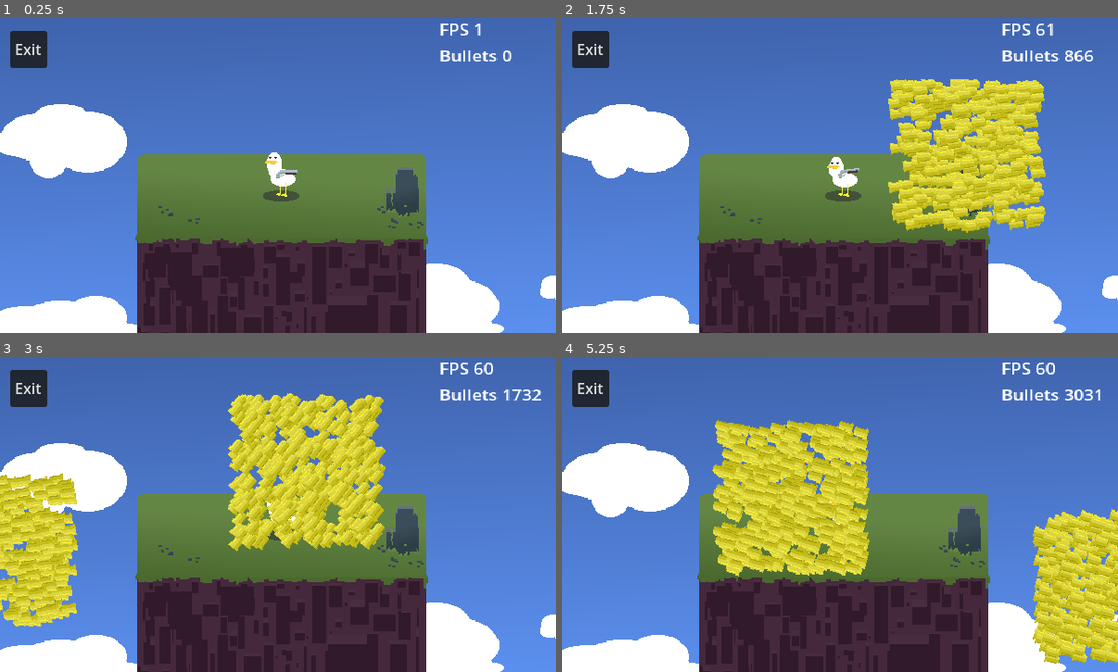
Above: before the commit, frames 1-4 (two rows, left to right).
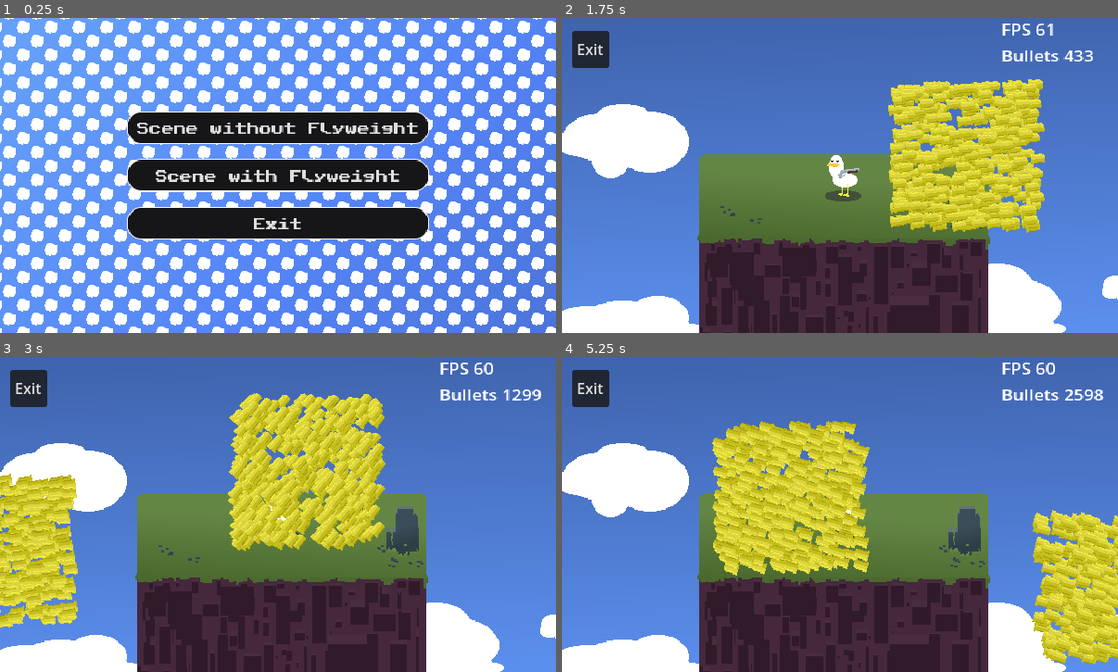
Above: after the commit, the same moments.

Repository: ThalesAdriel/Godot-Flyweight-Study
Game: Godot game, scene res://Scenes/menu.tscn
Two runs of this game, one before a commit and one after it. Both use one fixed random seed, a clock stepped at 60 frames per second and the inputs below. Before the commit the project starts from res://Scenes/main.tscn.
Inputs (mouse positions are in pixels of both pictures, inside the frame that each line leads up to):
- Up to frame 1 (0.25 s): no input
- Up to frame 2 (1.75 s): click (840, 128) at 0.5 s, where only the run after the commit has a clickable "Scene without Flyweight"; move the mouse to (962, 159) at 1.27 s; click (962, 159) at 1.35 s
- Up to frame 3 (3 s): move the mouse to (166, 530) at 2.02 s; click (166, 530) at 2.1 s; move the mouse to (333, 445) at 2.77 s; click (333, 445) at 2.85 s
- Up to frame 4 (5.25 s): move the mouse to (812, 577) at 3.52 s; click (812, 577) at 3.6 s; move the mouse to (1006, 561) at 4.27 s; click (1006, 561) at 4.35 s; move the mouse to (673, 467) at 5.02 s; click (673, 467) at 5.1 s

The runs differ from the first frame. In frame 1, 90% of the frame differs, in the area x 0-100%, y 0-100%; in frame 2, 9.1%; in frame 3, 14%; in frame 4, 14%.

Commit message:
Adding a menu

Diff:
--- /dev/null
+++ b/Scenes/loading.tscn
@@ -0,0 +1,28 @@
+[gd_scene load_steps=2 format=3 uid="uid://dneewhqbk6ovh"]
+
+[ext_resource type="Script" uid="uid://c3iba7tc4lhbl" path="res://Scripts/loading.gd" id="1_fim2r"]
+
+[node name="Loading" type="Control"]
+layout_mode = 3
+anchors_preset = 15
+anchor_right = 1.0
+anchor_bottom = 1.0
+grow_horizontal = 2
+grow_vertical = 2
+script = ExtResource("1_fim2r")
+
+[node name="ProgressBar" type="ProgressBar" parent="."]
+unique_name_in_owner = true
+z_index = 10
+layout_mode = 1
+anchors_preset = 7
+anchor_left = 0.5
+anchor_top = 1.0
+anchor_right = 0.5
+anchor_bottom = 1.0
+offset_left = -14.0
+offset_top = -27.0
+offset_right = 14.0
+grow_horizontal = 2
+grow_vertical = 0
+rounded = true
--- /dev/null
+++ b/Scenes/menu.tscn
@@ -0,0 +1,107 @@
+[gd_scene load_steps=12 format=3 uid="uid://bad3w8jybmjux"]
+
+[ext_resource type="Shader" uid="uid://7vi30ad5525i" path="res://Shaders/grid.gdshader" id="1_1rerr"]
+[ext_resource type="Script" uid="uid://cs6gw2akhuqyh" path="res://Scripts/menu.gd" id="1_xhh6f"]
+[ext_resource type="Texture2D" uid="uid://3m1hj2lc2bh8" path="res://Textures/prop-background.svg" id="2_158mb"]
+[ext_resource type="Texture2D" uid="uid://d2npcovwlu8if" path="res://Textures/numb.png" id="3_cayip"]
+[ext_resource type="Texture2D" uid="uid://n6pcdekill1o" path="res://Textures/Rectangle 1.svg" id="5_jsrd8"]
+[ext_resource type="FontFile" uid="uid://c1bv5hlw5tukh" path="res://Font/PublicPixel.ttf" id="5_wwsa2"]
+
+[sub_resource type="ShaderMaterial" id="ShaderMaterial_xhh6f"]
+shader = ExtResource("1_1rerr")
+shader_parameter/svg_texture = ExtResource("3_cayip")
+shader_parameter/size = 15.0
+shader_parameter/speed = 1.0
+shader_parameter/direction_x = 1.0
+shader_parameter/direction_y = 1.0
+
+[sub_resource type="StyleBoxTexture" id="StyleBoxTexture_jsrd8"]
+texture = ExtResource("5_jsrd8")
+texture_margin_left = 10.0
+texture_margin_top = 10.0
+texture_margin_right = 10.0
+texture_margin_bottom = 10.0
+modulate_color = Color(0.187176, 0.187176, 0.187176, 1)
+
+[sub_resource type="StyleBoxTexture" id="StyleBoxTexture_wwsa2"]
+texture = ExtResource("5_jsrd8")
+texture_margin_left = 10.0
+texture_margin_top = 10.0
+texture_margin_right = 10.0
+texture_margin_bottom = 10.0
+
+[sub_resource type="StyleBoxTexture" id="StyleBoxTexture_wbdvm"]
+texture = ExtResource("5_jsrd8")
+texture_margin_left = 10.0
+texture_margin_top = 10.0
+texture_margin_right = 10.0
+texture_margin_bottom = 10.0
+
+[sub_resource type="Theme" id="Theme_jsrd8"]
+default_font = ExtResource("5_wwsa2")
+Button/constants/outline_size = 0
+Button/font_sizes/font_size = 12
+Button/styles/hover = SubResource("StyleBoxTexture_jsrd8")
+Button/styles/normal = SubResource("StyleBoxTexture_wwsa2")
+Button/styles/pressed = SubResource("StyleBoxTexture_wbdvm")
+
+[node name="Menu" type="Control"]
+layout_mode = 3
+anchors_preset = 0
+script = ExtResource("1_xhh6f")
+
+[node name="TextureRect" type="TextureRect" parent="."]
+layout_mode = 1
+anchors_preset = 15
+anchor_right = 1.0
+anchor_bottom = 1.0
+grow_horizontal = 2
+grow_vertical = 2
+texture = ExtResource("2_158mb")
+
+[node name="Grid" type="ColorRect" parent="."]
+material = SubResource("ShaderMaterial_xhh6f")
+layout_mode = 1
+anchors_preset = 15
+anchor_right = 1.0
+anchor_bottom = 1.0
+offset_left = -600.0
+offset_top = -445.0
+offset_right = 600.0
+offset_bottom = 355.0
+grow_horizontal = 2
+grow_vertical = 2
+
+[node name="GridContainer" type="GridContainer" parent="."]
+layout_mode = 1
+anchors_preset = 13
+anchor_left = 0.5
+anchor_right = 0.5
+anchor_bottom = 1.0
+grow_horizontal = 2
+grow_vertical = 2
+
+[node name="BoxContainer" type="BoxContainer" parent="GridContainer"]
+layout_mode = 2
+theme = SubResource("Theme_jsrd8")
+theme_override_constants/separation = 15
+vertical = true
+
+[node name="NoFlyweight" type="Button" parent="GridContainer/BoxContainer"]
+layout_mode = 2
+mouse_default_cursor_shape = 2
+text = "Scene without Flyweight"
+
+[node name="WithFlyweight" type="Button" parent="GridContainer/BoxContainer"]
+layout_mode = 2
+mouse_default_cursor_shape = 2
+text = "Scene with Flyweight"
+
+[node name="Exit" type="Button" parent="GridContainer/BoxContainer"]
+layout_mode = 2
+mouse_default_cursor_shape = 2
+text = "Exit"
+
+[connection signal="pressed" from="GridContainer/BoxContainer/NoFlyweight" to="." method="_on_no_flyweight_pressed"]
+[connection signal="pressed" from="GridContainer/BoxContainer/WithFlyweight" to="." method="_on_with_flyweight_pressed"]
+[connection signal="pressed" from="GridContainer/BoxContainer/Exit" to="." method="_on_exit_pressed"]
--- a/Scenes/optimized_main.tscn
+++ b/Scenes/optimized_main.tscn
@@ -1,7 +1,6 @@
-[gd_scene load_steps=28 format=3 uid="uid://b4torc0a8bv0i"]
+[gd_scene load_steps=27 format=3 uid="uid://b4torc0a8bv0i"]
 
 [ext_resource type="Script" uid="uid://ctl3gh1bgb4yc" path="res://Scripts/main_.gd" id="1_syscg"]
-[ext_resource type="PackedScene" uid="uid://uu131frwkhft" path="res://Scenes/global.tscn" id="2_6qqq3"]
 [ext_resource type="Texture2D" uid="uid://crdcbye20e73a" path="res://Textures/Nest.png" id="3_eytsr"]
 [ext_resource type="Texture2D" uid="uid://d2npcovwlu8if" path="res://Textures/numb.png" id="4_q1br3"]
 [ext_resource type="Shader" uid="uid://dk08qvlnwtsgk" path="res://Shaders/displace.gdshader" id="5_2v5t4"]
@@ -189,8 +188,6 @@
 [node name="Main" type="Node2D" parent="."]
 script = ExtResource("1_syscg")
 
-[node name="Global" parent="Main" instance=ExtResource("2_6qqq3")]
-
 [node name="Nest" type="Sprite2D" parent="Main"]
 z_index = -1
 texture = ExtResource("3_eytsr")
@@ -212,6 +209,7 @@
 libraries = {
 &"": SubResource("AnimationLibrary_21xkr")
 }
+autoplay = "side_move"
 
 [node name="Numb" type="Sprite2D" parent="Main/Env"]
 material = SubResource("ShaderMaterial_21xkr")
--- a/Scripts/bullet.gd
+++ b/Scripts/bullet.gd
@@ -9,9 +9,14 @@
 
 func _ready() -> void:
 	Global.bullets += 1
+	Global.clear = false
 
 func _process(delta: float) -> void:
+
 	var motion := transform.x * speed * delta
 
 	sprite_2d.texture = self.sprite
 	self.position += motion
+	if Global.clear:
+		print("teste")
+		queue_free()
--- a/Scripts/bullet_flyweight.gd
+++ b/Scripts/bullet_flyweight.gd
@@ -6,8 +6,13 @@
 
 func _ready() -> void:
 	Global.bullets += 1
+	Global.clear = false
 	sprite_2d.texture = bullet_type.texture
 
 func _process(delta: float) -> void:
 	var motion := transform.x * bullet_type.speed * delta
 	self.position += motion
+
+	if Global.clear:
+		print("teste")
+		queue_free()
--- a/Scripts/exit.gd
+++ b/Scripts/exit.gd
@@ -1,4 +1,8 @@
 extends Button
 
+const MENU = ("res://Scenes/menu.tscn")
+
 func _on_pressed() -> void:
-	get_tree().quit()
+	Global.bullets = 0
+	Global.clear = true
+	Load.load(MENU)
--- a/Scripts/global.gd
+++ b/Scripts/global.gd
@@ -1,3 +1,5 @@
 extends Node2D
 
 var bullets : int = 0
+
+var clear : bool = true
--- /dev/null
+++ b/Scripts/loading.gd
@@ -0,0 +1,36 @@
+extends Control
+class_name LoadingScreen
+
+signal scene_loaded(path: String)
+
+@export var only_loading : bool
+
+var path: String
+var finished : bool = false
+var progress_value := 0.0
+
+@onready var progress_bar = %ProgressBar
+
+func load(path_to_load: String):
+	path = path_to_load
+	ResourceLoader.load_threaded_request(path)
+
+func _process(delta: float):
+	if not path:
+		return
+
+	var progress = []
+	var status = ResourceLoader.load_threaded_get_status(path, progress)
+
+	if status == ResourceLoader.ThreadLoadStatus.THREAD_LOAD_IN_PROGRESS:
+		progress_value = progress[0] * 100
+		progress_bar.value = move_toward(progress_bar.value, progress_value, delta * 20)
+
+	if status == ResourceLoader.ThreadLoadStatus.THREAD_LOAD_LOADED:
+		progress_bar.value = move_toward(progress_bar.value, 100.0, delta * 150)
+		if progress_bar.value >= 99:
+			scene_loaded.emit(path)
+			get_tree().change_scene_to_packed(ResourceLoader.load_threaded_get(path))
+
+func _on_window_resize():
+	size = get_viewport_rect().size
--- /dev/null
+++ b/Scripts/menu.gd
@@ -0,0 +1,13 @@
+extends Control
+
+const MAIN = ("res://Scenes/main.tscn")
+const OPTIMIZED_MAIN = ("res://Scenes/optimized_main.tscn")
+
+func _on_no_flyweight_pressed() -> void:
+	Load.load(MAIN)
+
+func _on_with_flyweight_pressed() -> void:
+	Load.load(OPTIMIZED_MAIN)
+
+func _on_exit_pressed() -> void:
+	get_tree().quit()
--- /dev/null
+++ b/Shaders/grid.gdshader
@@ -0,0 +1,26 @@
+//Grid Shader By ThalesAdriel - https://github.com/ThalesAdriel
+shader_type canvas_item;
+
+uniform sampler2D svg_texture : source_color;
+uniform float size : hint_range(1.0, 100.0) = 25.0;
+uniform float speed : hint_range(0.0, 10.0) = 1.0;
+uniform float direction_x : hint_range(-1.0, 1.0) = 1.0;
+uniform float direction_y : hint_range(-1.0, 1.0) = 1.0;
+
+void fragment() {
+    vec2 pos = FRAGCOORD.xy / size;
+
+    float time_offset = TIME * speed;
+    vec2 direction = normalize(vec2(direction_x, direction_y));
+    vec2 movement = direction * time_offset;
+
+    vec2 moved_pos = pos - movement;
+    vec2 grid = floor(moved_pos);
+    float mask = mod(grid.x + mod(grid.y, 2.0), 2.0);
+
+    vec2 cell_uv = fract(moved_pos);
+    vec4 svg_sample = texture(svg_texture, cell_uv);
+
+    // Only show SVG texture where mask == 1, else transparent
+    COLOR = mix(vec4(0.0), svg_sample, mask);
+}
--- /dev/null
+++ b/Textures/Rectangle 1.svg
@@ -0,0 +1,3 @@
+<svg width="340" height="60" viewBox="0 0 340 60" fill="none" xmlns="http://www.w3.org/2000/svg">
+<rect x="0.5" y="0.5" width="339" height="59" rx="13.5" fill="#161618" stroke="#FFF8F8"/>
+</svg>
--- /dev/null
+++ b/Textures/prop-background.svg
@@ -0,0 +1,10 @@
+<svg width="1070" height="1024" viewBox="0 0 1070 1024" fill="none" xmlns="http://www.w3.org/2000/svg">
+<rect width="1070" height="1024" rx="15" fill="url(#paint0_linear_2_5)"/>
+<defs>
+<linearGradient id="paint0_linear_2_5" x1="-410" y1="-398" x2="1616.5" y2="1486.5" gradientUnits="userSpaceOnUse">
+<stop stop-color="#98F4FF"/>
+<stop offset="0.5" stop-color="#5584F7"/>
+<stop offset="1" stop-color="#1F2C4A"/>
+</linearGradient>
+</defs>
+</svg>
--- a/project.godot
+++ b/project.godot
@@ -11,7 +11,7 @@
 [application]
 
 config/name="Flyweight"
-run/main_scene="uid://cosjfk1g428ea"
+run/main_scene="uid://bad3w8jybmjux"
 config/features=PackedStringArray("4.4", "Forward Plus")
 config/icon="res://icon.svg"
 
@@ -19,6 +19,7 @@
 
 Global="*res://Scenes/global.tscn"
 BulletFactorySingleton="*res://Scripts/flyweight/BulletFactory.gd"
+Load="*res://Scenes/loading.tscn"
 
 [display]
 
@@ -26,7 +27,6 @@
 window/size/viewport_height=340
 window/size/mode=3
 window/stretch/mode="viewport"
-window/stretch/aspect="expand"
 
 [global_group]
 
Binary file added: Font/PublicPixel.ttf
Not shown, added: Font/PublicPixel.ttf.import
Not shown, added: Scripts/loading.gd.uid
Not shown, added: Scripts/menu.gd.uid
Not shown, added: Shaders/grid.gdshader.uid
Not shown, added: Textures/Rectangle 1.svg.import
Not shown, added: Textures/prop-background.svg.import
